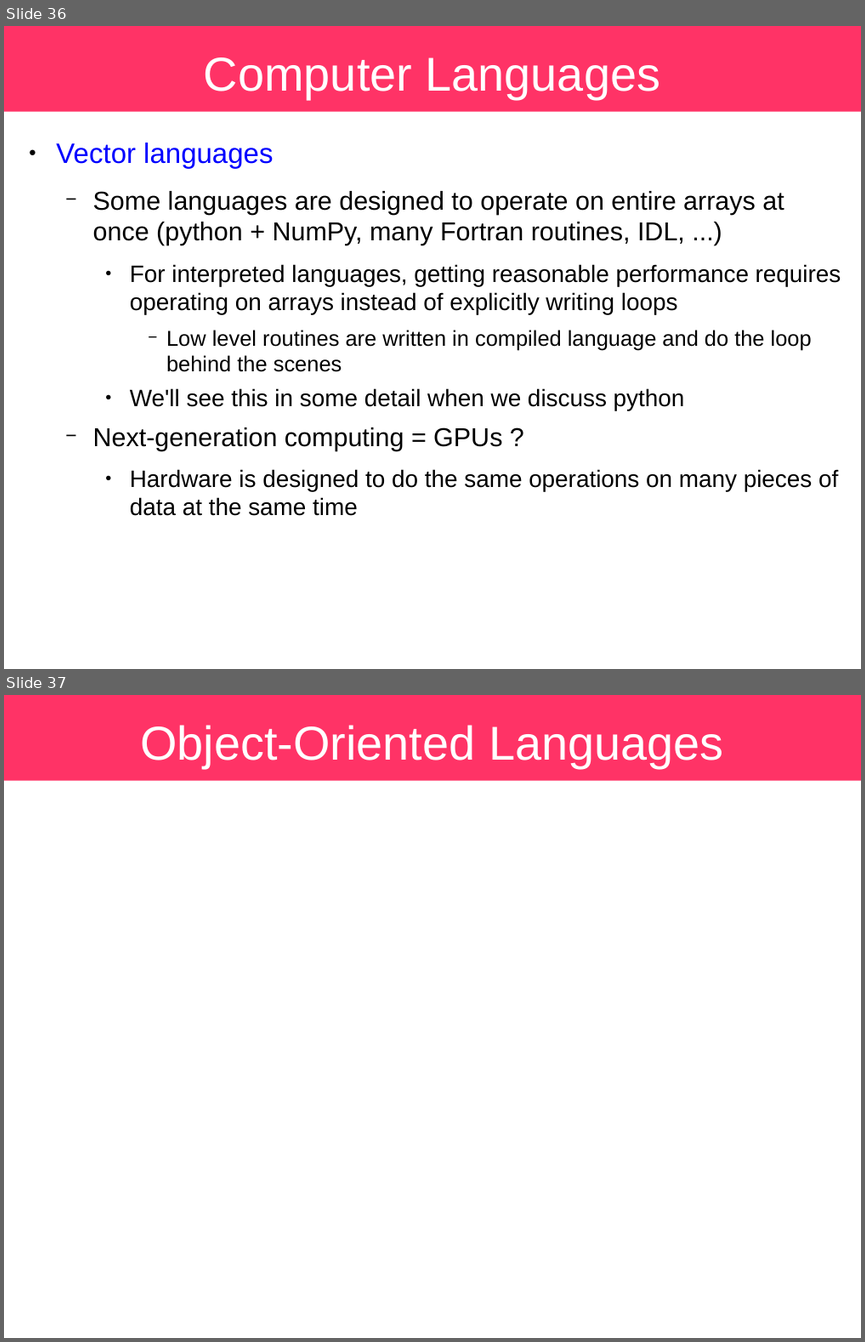
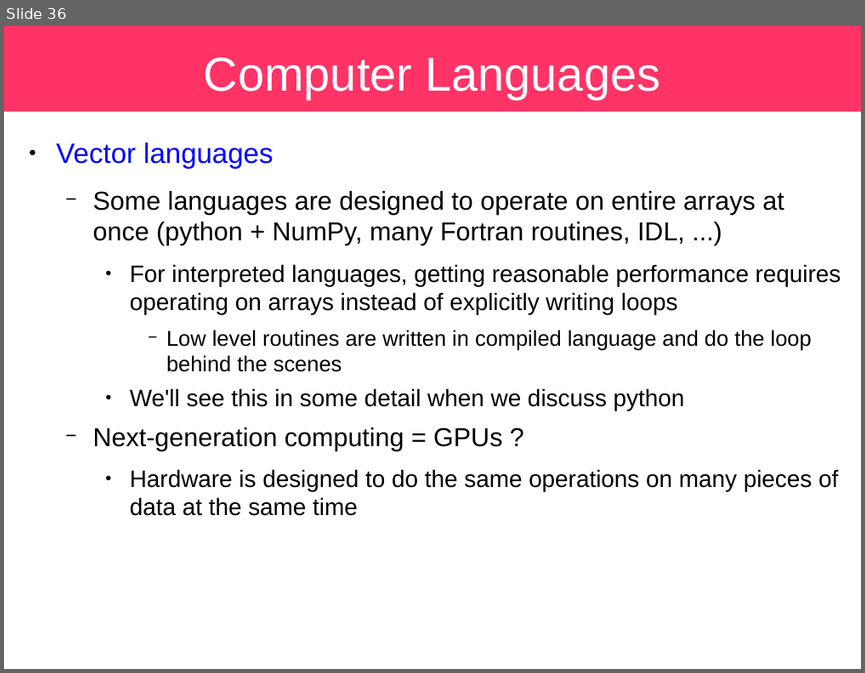
Before and after one commit to sbu-python-class/python-science, a slide deck: lectures/01-python/python.odp. Shown one above the other, each under a label of ours: slides 36 and 37 before the commit, slide 36 after it. The pictures are 865x1342 and 865x673 pixels, drawn with LibreOffice and Linux fonts; fonts in the diff are those of the drawing. Boxes give left, top, right and bottom in pixels: in the first picture for what was removed or moved away, otherwise in the second. Text is boxed around its words. In the diff, an @@ line names an element or a change of style, - is before the commit and + after.

```diff
--- a/lectures/01-python/python.odp
+++ b/lectures/01-python/python.odp
@@ slide 37 removed at (4, 695, 861, 1338), background #FFFFFF; not listed: 1 template element that a slide beside it also shows @@
@@ title removed at (140, 725, 723, 768) @@
-Object-Oriented Languages
```
Also in this commit, not shown: 17 slides changed, 2 slides added, 1 other file.
